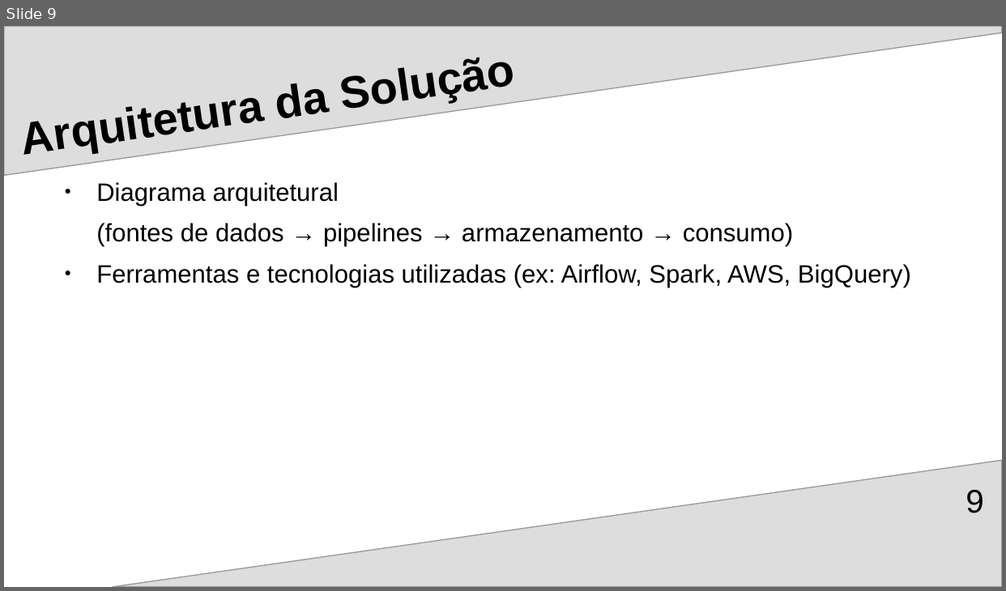
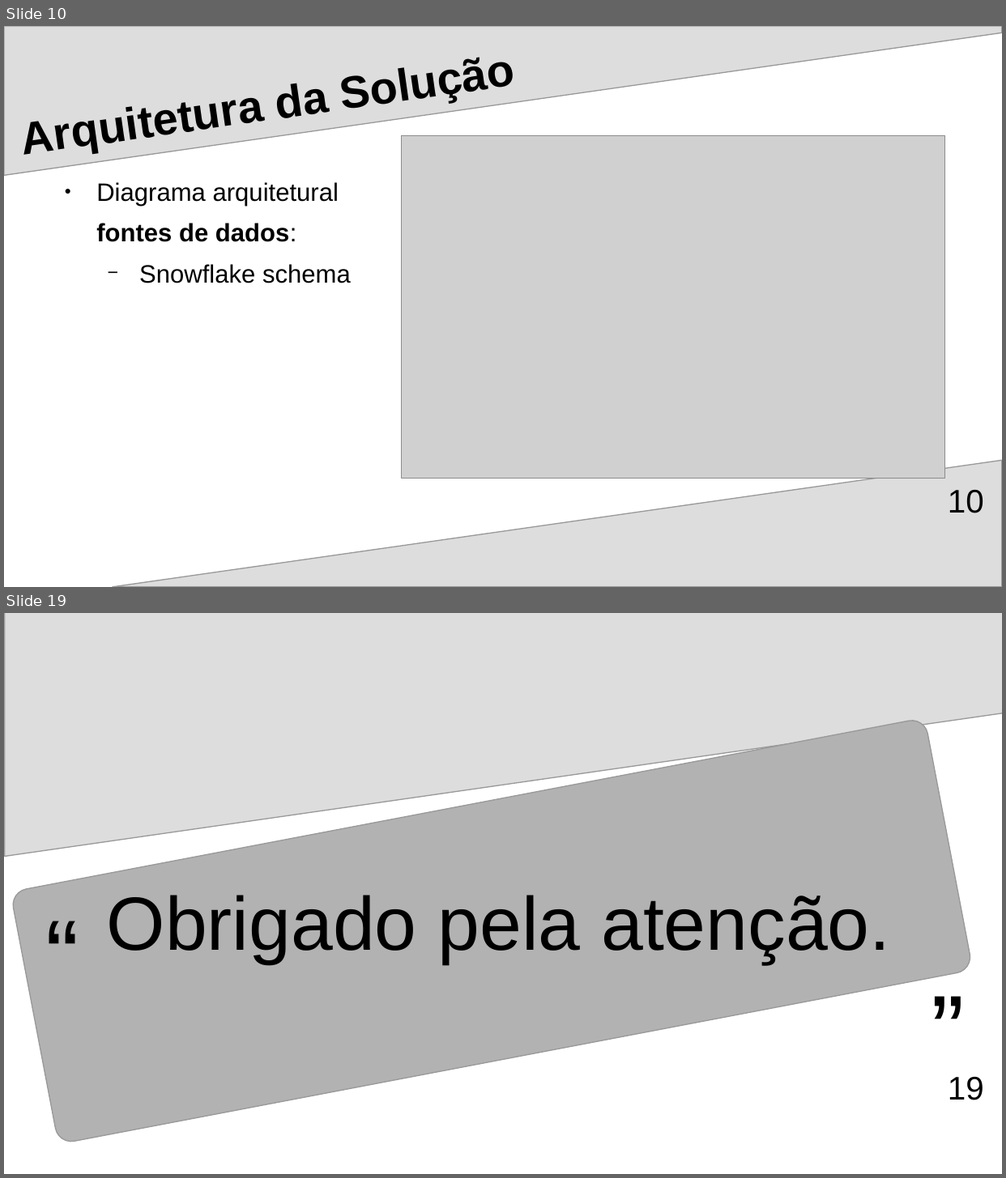
Before and after one commit to Ricardo-Santo/EDIT_DE_Applied_Project, a slide deck: RegTech/docs/DE_Project_Presentation_2025.odp. Shown one above the other, each under a label of ours: slide 9 before the commit, slides 10 and 19 after it; the slides between them are not shown. The pictures are 1006x591 and 1006x1178 pixels, drawn with LibreOffice and Linux fonts; fonts in the diff are those of the drawing; grey boxes stand for pictures. Boxes give left, top, right and bottom in pixels: in the first picture for what was removed or moved away, otherwise in the second. Text is boxed around its words. In the diff, an @@ line names an element or a change of style, - is before the commit and + after.

```diff
--- a/RegTech/docs/DE_Project_Presentation_2025.odp
+++ b/RegTech/docs/DE_Project_Presentation_2025.odp
@@ slide 19 added at box(4, 613, 1002, 1174), background #FFFFFF @@
@@ freeform shape added at box(5, 613, 1002, 857), fill #DDDDDD, outline #999999 0.85 pt @@
@@ rounded rectangle added at box(10, 718, 974, 1145), fill #B2B2B2, outline #999999 0.85 pt @@
@@ text added at box(32, 887, 95, 1007), 80 pt, text #000000 @@
+“
@@ text added at box(107, 895, 890, 965), 60 pt, text #000000 @@
+Obrigado pela atenção.
@@ text added at box(917, 961, 980, 1083), 80 pt, text #000000 @@
+”
@@ page number added at box(948, 1077, 984, 1101), 26 pt, text #000000 @@
+19
@@ what was slide 9 is now slide 10 @@
@@ slide 10 changed as well @@
@@ picture added at box(402, 135, 946, 479) @@
@@ text at box(96, 223, 351, 284): text changed @@
-(fontes de dados → pipelines → armazenamento → consumo)
-● Ferramentas e tecnologias utilizadas (ex: Airflow, Spark, AWS, BigQuery)
+fontes de dados:
+  − Snowflake schema
@@ page number at box(948, 490, 984, 514): text changed @@
-9
+10
```
Also in this commit, not shown: 4 other slides changed, 7 other slides added, 2 slides removed, 2 other files.
